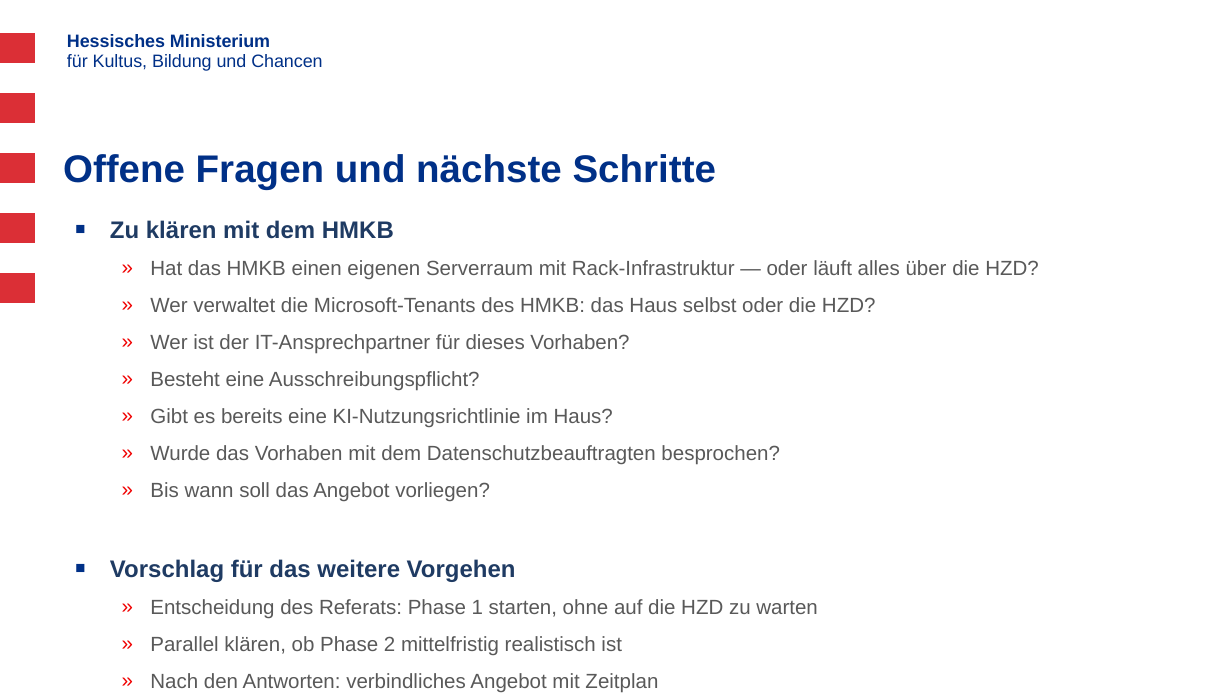
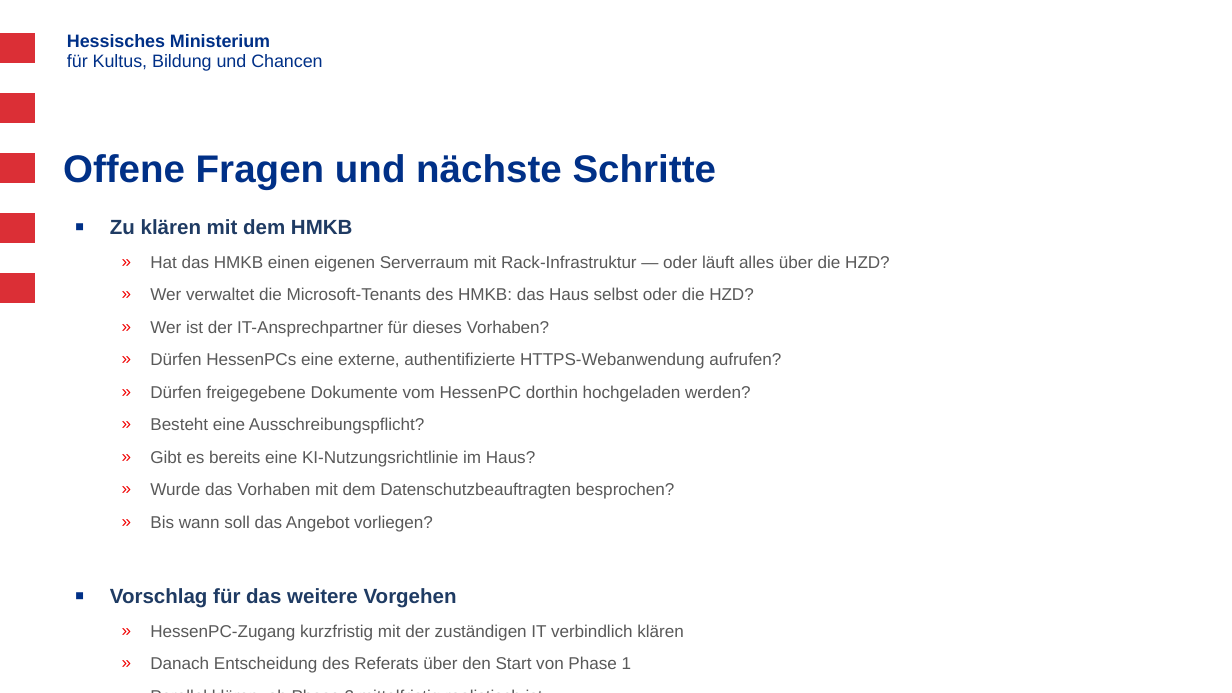
Before and after one commit to Soblissa/ila, a slide deck: slide 10 of Anforderungen an eine Corporate LLM/Corporate_LLM_HMKB_Praesentation.pptx. Drawn at 1232x693 pixels with LibreOffice and Linux fonts; fonts in the diff are those of the drawing; background and template pictures are left out. Boxes give left, top, right and bottom in pixels: in the first picture for what was removed or moved away, otherwise in the second. Text is boxed around its words. In the diff, an @@ line names an element or a change of style, - is before the commit and + after.

Commit message:
Corporate-LLM-Präsentation um HessenPC-Zugang ergänzen

```diff
--- a/Anforderungen an eine Corporate LLM/Corporate_LLM_HMKB_Praesentation.pptx
+++ b/Anforderungen an eine Corporate LLM/Corporate_LLM_HMKB_Praesentation.pptx
@@ text at [110,219,890,608]: size 14 to 12 pt in "Zu klären mit dem HMKB", "Vorschlag für das weitere Vorgehen"; size 12 to 10 pt in "Hat das HMKB einen eigenen Serverraum mit ...", "Wer verwaltet die Microsoft-Tenants des HMKB: das ...", "Wer ist der IT-Ansprechpartner für dieses Vorhaben?", "Besteht eine Ausschreibungspflicht?" and 5 more places @@
@@ text at [150,352,781,402]: paragraphs added @@
+  » Dürfen HessenPCs eine externe, authentifizierte HTTPS-Webanwendung aufrufen?
+  » Dürfen freigegebene Dokumente vom HessenPC dorthin hochgeladen werden?
@@ text at [150,624,684,673]: text changed; size 12 to 10 pt @@
-  » Entscheidung des Referats: Phase 1 starten, ohne auf die HZD zu warten
+  » HessenPC-Zugang kurzfristig mit der zuständigen IT verbindlich klären
+  » Danach Entscheidung des Referats über den Start von Phase 1
```
Also in this commit, not shown: 3 other slides changed, 1 slide added, 1 slide removed, 2 other files.
